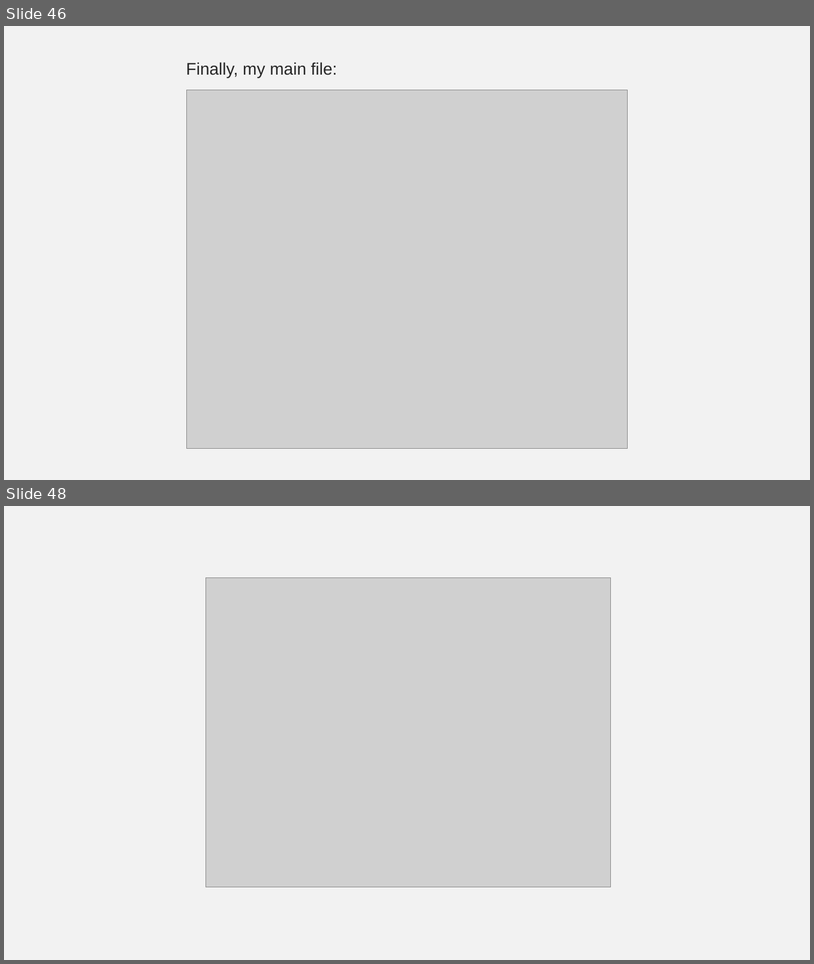
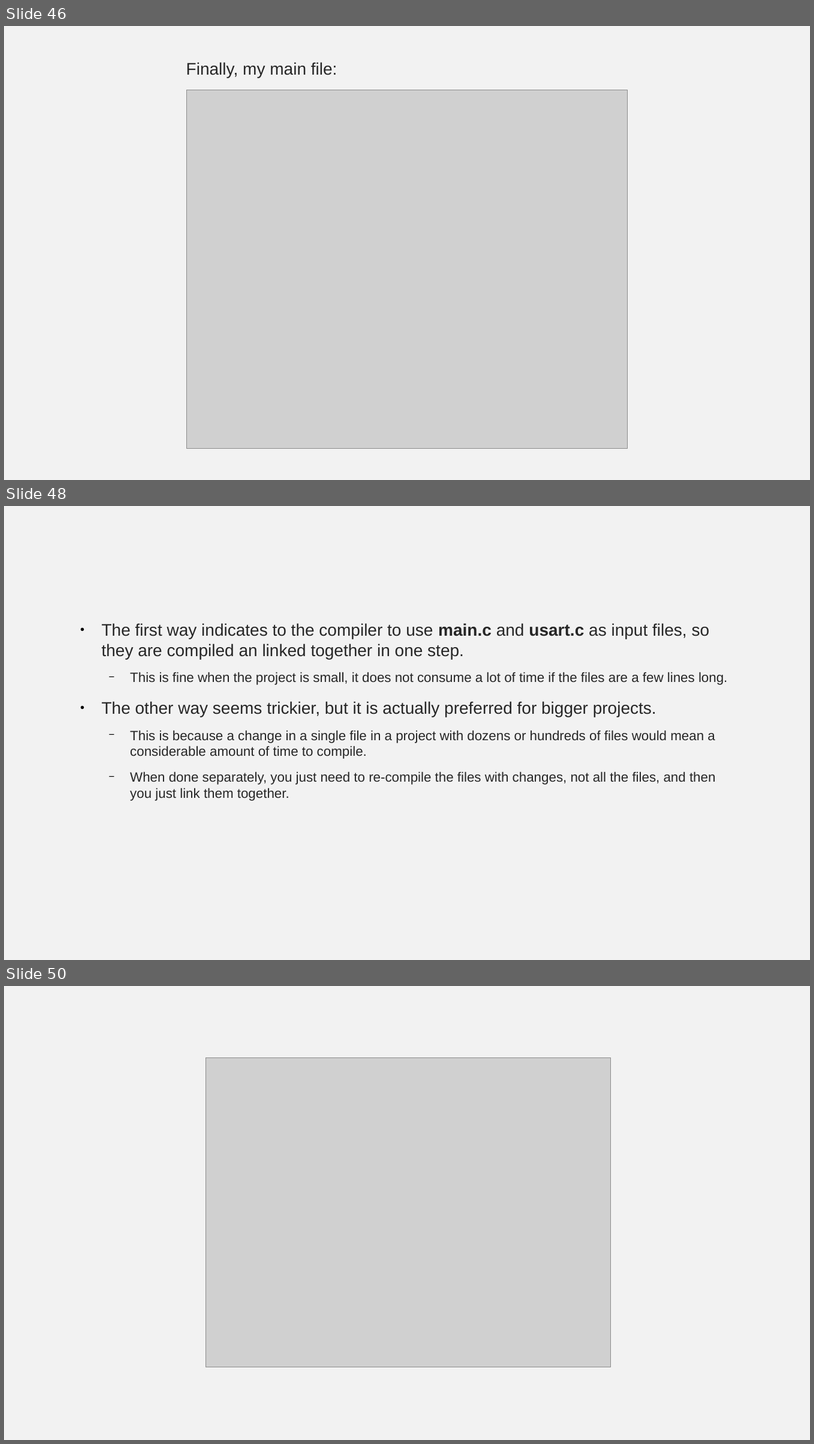
Before and after one commit to Equihua2211/I7266, a slide deck: 001_Slides/08_UART-USART.odp. Shown one above the other, each under a label of ours: slides 46 and 48 before the commit, slides 46, 48 and 50 after it; the slides between them are not shown. The pictures are 814x964 and 814x1444 pixels, drawn with LibreOffice and Linux fonts; fonts in the diff are those of the drawing; grey boxes stand for pictures. Boxes give left, top, right and bottom in pixels: in the first picture for what was removed or moved away, otherwise in the second. Text is boxed around its words. In the diff, an @@ line names an element or a change of style, - is before the commit and + after.

```diff
--- a/001_Slides/08_UART-USART.odp
+++ b/001_Slides/08_UART-USART.odp
@@ slide 48 added at (x1=4, y1=506, x2=810, y2=960), background #F2F2F2 @@
@@ text added at (x1=102, y1=623, x2=728, y2=801), 16 pt, text #262626 @@
+● The first way indicates to the compiler to use main.c and usart.c as input files, so they are compiled an linked together in one step.
+  − This is fine when the project is small, it does not consume a lot of time if the files are a few lines long.
+● The other way seems trickier, but it is actually preferred for bigger projects.
+  − This is because a change in a single file in a project with dozens or hundreds of files would mean a considerable amount of time to compile.
+  − When done separately, you just need to re-compile the files with changes, not all the files, and then you just link them together.
@@ what was slide 48 is now slide 50 @@
```
Also in this commit, not shown: 1 slide changed, 1 other slide added, 10 other files.
